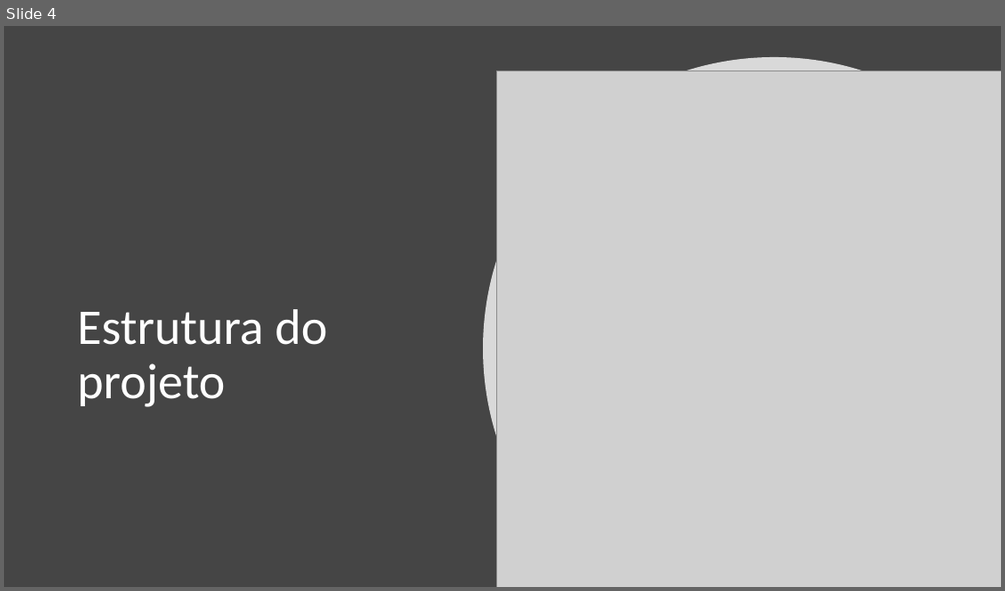
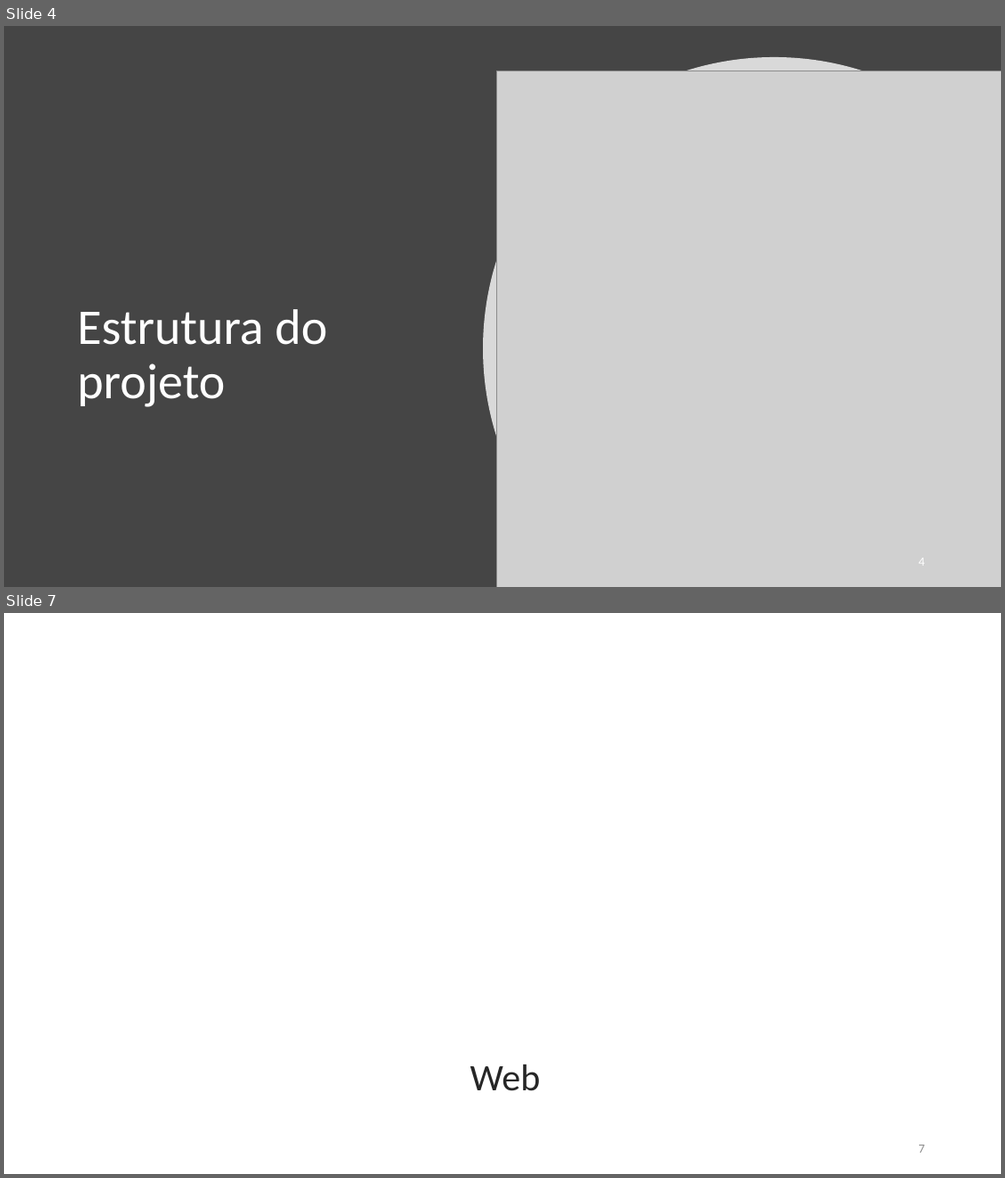
Before and after one commit to razorlace13/projeto21-22, a slide deck: documentos/ApresentacaoFinal.pptx. Shown one above the other, each under a label of ours: slide 4 before the commit, slides 4 and 7 after it; the slides between them are not shown. The pictures are 1005x591 and 1005x1178 pixels, drawn with LibreOffice and Linux fonts; fonts in the diff are those of the drawing; grey boxes stand for pictures; background and template pictures are left out. Boxes give left, top, right and bottom in pixels: in the first picture for what was removed or moved away, otherwise in the second. Text is boxed around its words. In the diff, an @@ line names an element or a change of style, - is before the commit and + after.

```diff
--- a/documentos/ApresentacaoFinal.pptx
+++ b/documentos/ApresentacaoFinal.pptx
@@ slide 7 added at (4,613,1001,1174), background picture (left out) @@
@@ rectangle added at (4,1048,1001,1109), fill #FFFFFF at 93% opacity @@
@@ line added from (4, 1041) to (1001, 1041), #FFFFFF 3.25 pt @@
@@ title added at (470,1064,541,1091), 36 pt, text #262626 @@
+Web
@@ line added from (4, 1115) to (1001, 1115), #FFFFFF 3.25 pt @@
@@ page number added at (918,1144,924,1152), 12 pt, text #8C8C8C @@
+7
@@ slide 4 changed as well @@
@@ page number added at (918,558,924,564), 12 pt, text #FFFFFF @@
+4
```
Also in this commit, not shown: 11 other slides changed, 2 other slides added, 1 other file.
